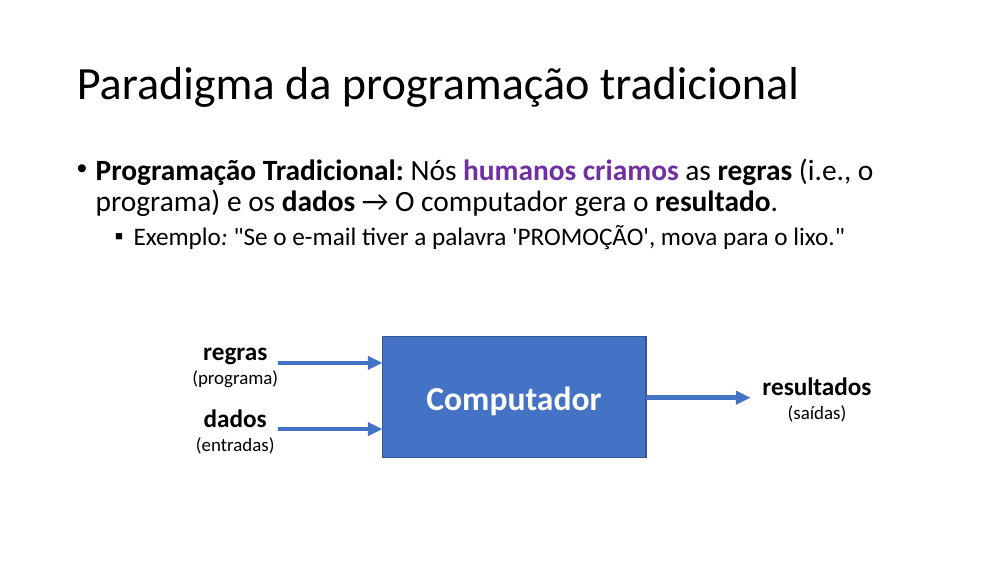
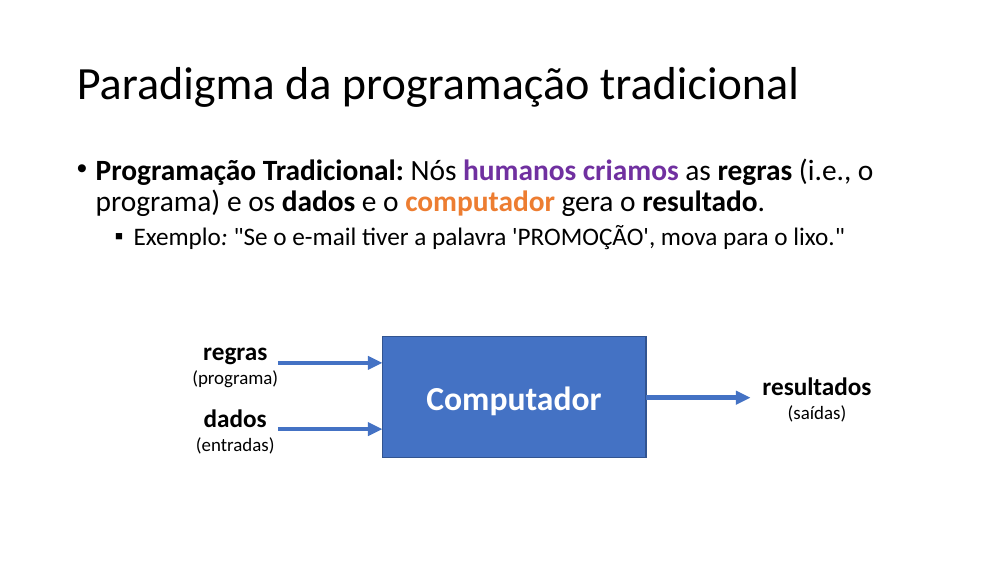
Before and after one commit to zz4fap/c24_inteligencia_artificial, a slide deck: slide 4 of slides/C24_Paradigmas.pptx. Drawn at 1008x567 pixels with LibreOffice and Linux fonts; fonts in the diff are those of the drawing. Boxes give left, top, right and bottom in pixels: in the first picture for what was removed or moved away, otherwise in the second. Text is boxed around its words. In the diff, an @@ line names an element or a change of style, - is before the commit and + after.

```diff
--- a/slides/C24_Paradigmas.pptx
+++ b/slides/C24_Paradigmas.pptx
@@ text at (x1=96, y1=158, x2=873, y2=216): text changed @@
-• Programação Tradicional: Nós humanos criamos as regras (i.e., o programa) e os dados → O computador gera o resultado.
+• Programação Tradicional: Nós humanos criamos as regras (i.e., o programa) e os dados e o computador gera o resultado.
```
Also in this commit, not shown: 3 other slides changed, 1 slide added.
